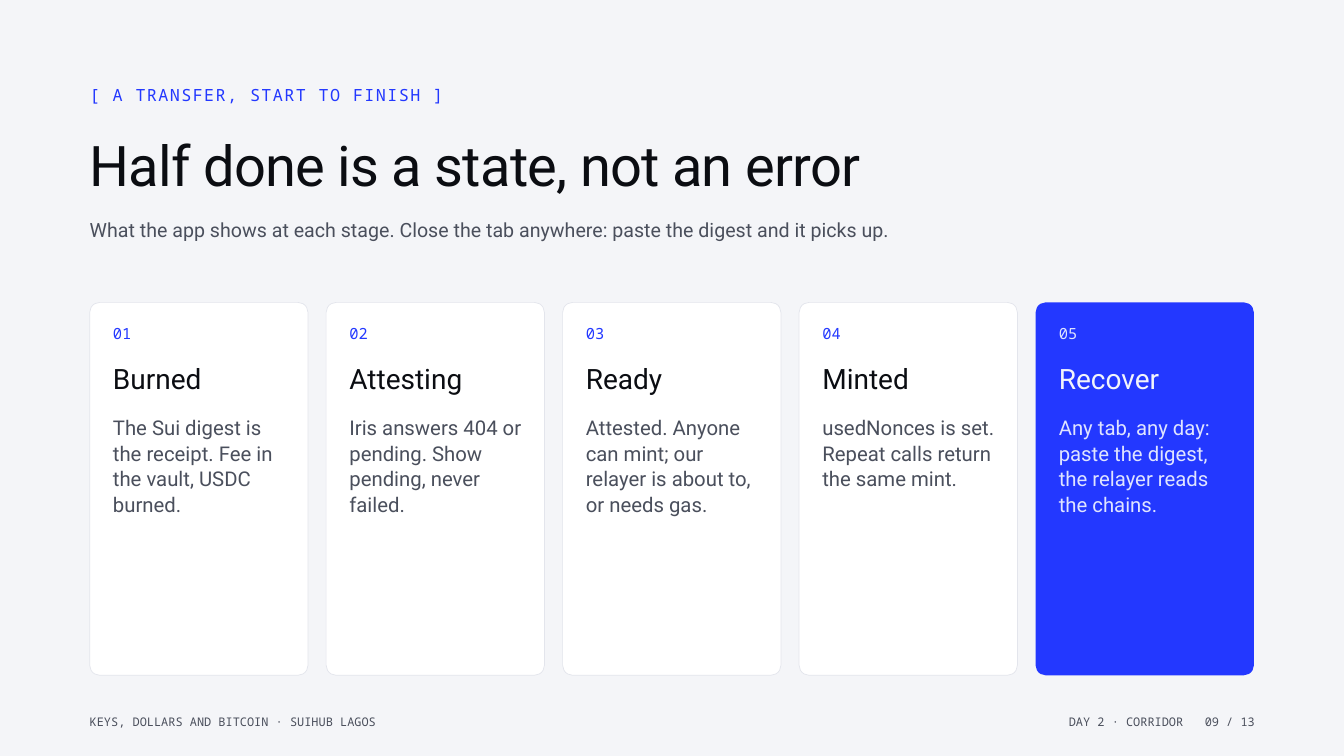
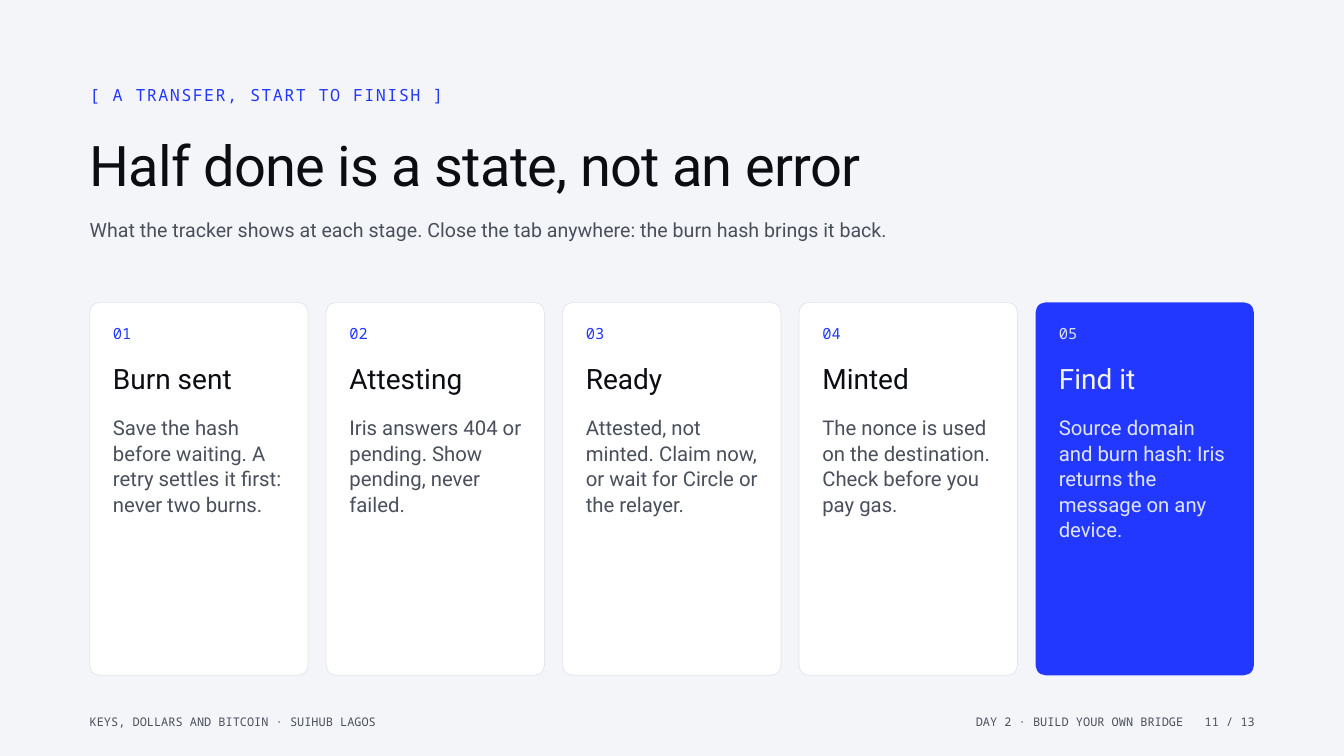
Before and after one commit to Nuel-osas/day2-corridor, a slide deck: slide 11 of teaching/Day2_Build_Your_Own_Bridge.pptx (slide 9 before the commit). Drawn at 1344x756 pixels with LibreOffice and Linux fonts; fonts in the diff are those of the drawing. Boxes give left, top, right and bottom in pixels: in the first picture for what was removed or moved away, otherwise in the second. Text is boxed around its words. In the diff, an @@ line names an element or a change of style, - is before the commit and + after.

Commit message:
teaching: rebuild the Day 2 deck around building a Setsuna-style bridge app
The class is meant to teach students to build a bridge like bridge.setsuna.finance, and the first
deck taught one Sui to Base corridor. The thirteen slides now walk the product: the six parts of
a bridge app, what CCTP V2 runs on Sui (testnet and mainnet), the four steps, wallets per
ecosystem, Bridge Kit for EVM, our own PTBs for Sui, who pays the gas, the fee, half-done
transfers, proof from the live app, and the gotchas. Rejected: adding slides on top of the old
deck, which would break the thirteen-slide limit and keep teaching the narrower app first.

```diff
--- a/teaching/Day2_Build_Your_Own_Bridge.pptx
+++ b/teaching/Day2_Build_Your_Own_Bridge.pptx
@@ text at [90,222,887,241]: text changed @@
-What the app shows at each stage. Close the tab anywhere: paste the digest and it picks up.
+What the tracker shows at each stage. Close the tab anywhere: the burn hash brings it back.
@@ text at [113,369,232,390]: text changed @@
-Burned
+Burn sent
@@ text at [1059,368,1135,390]: text changed @@
-Recover
+Find it
@@ text at [113,419,281,512]: text changed @@
-The Sui digest is the receipt. Fee in the vault, USDC burned.
+Save the hash before waiting. A retry settles it first: never two burns.
@@ text at [586,419,757,517]: text changed @@
-Attested. Anyone can mint; our relayer is about to, or needs gas.
+Attested, not minted. Claim now, or wait for Circle or the relayer.
@@ text at [822,419,990,517]: text changed @@
-usedNonces is set. Repeat calls return the same mint.
+The nonce is used on the destination. Check before you pay gas.
@@ text at [1059,419,1225,537]: text changed @@
-Any tab, any day: paste the digest, the relayer reads the chains.
+Source domain and burn hash: Iris returns the message on any device.
@@ text at [976,717,1255,726]: text changed @@
-DAY 2 · CORRIDOR 09 / 13
+DAY 2 · BUILD YOUR OWN BRIDGE 11 / 13
```
Also in this commit, not shown: 5 other slides changed, 7 slides added, 7 slides removed, 4 other files.
